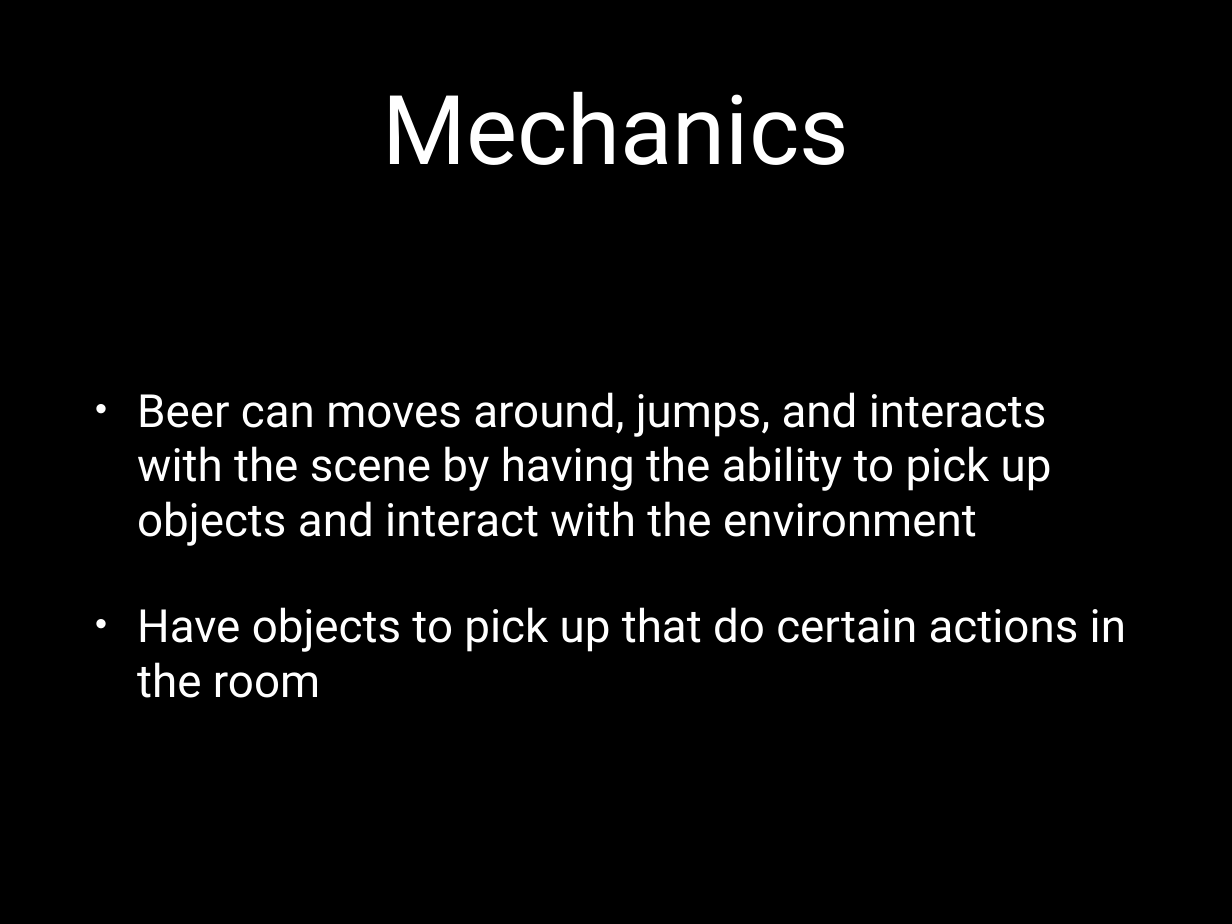
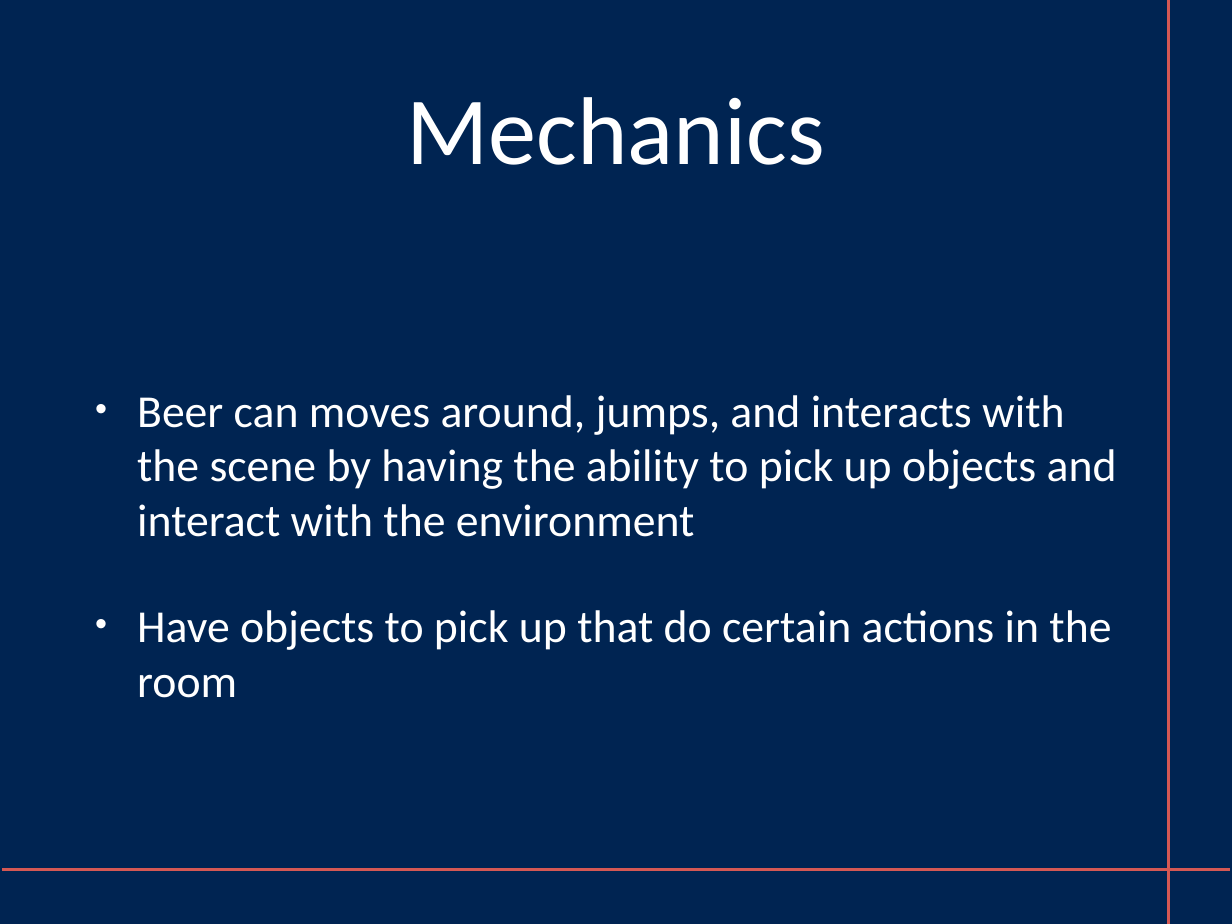
Before and after one commit to IanDrynan/BeerSimulator, a slide deck: slide 4 of Milestone2Presentation.pptx. Drawn at 1232x924 pixels with LibreOffice and Linux fonts; fonts in the diff are those of the drawing. Boxes give left, top, right and bottom in pixels: in the first picture for what was removed or moved away, otherwise in the second. Text is boxed around its words. In the diff, an @@ line names an element or a change of style, - is before the commit and + after.

```diff
--- a/Milestone2Presentation.pptx
+++ b/Milestone2Presentation.pptx
@@ background #000000 to #002452 @@
@@ title "Mechanics" at [407,97,825,165]: font Roboto to Calibri @@
@@ line added from (1169, 924) to (1169, 0), #D45854 2 pt @@
@@ text "Beer can moves around, jumps, ..." at [137,395,1117,698]: font Roboto to Calibri @@
@@ line added from (3, 870) to (1230, 870), #D45854 2 pt @@
```
Also in this commit, not shown: 8 other slides changed, 1 other file.
